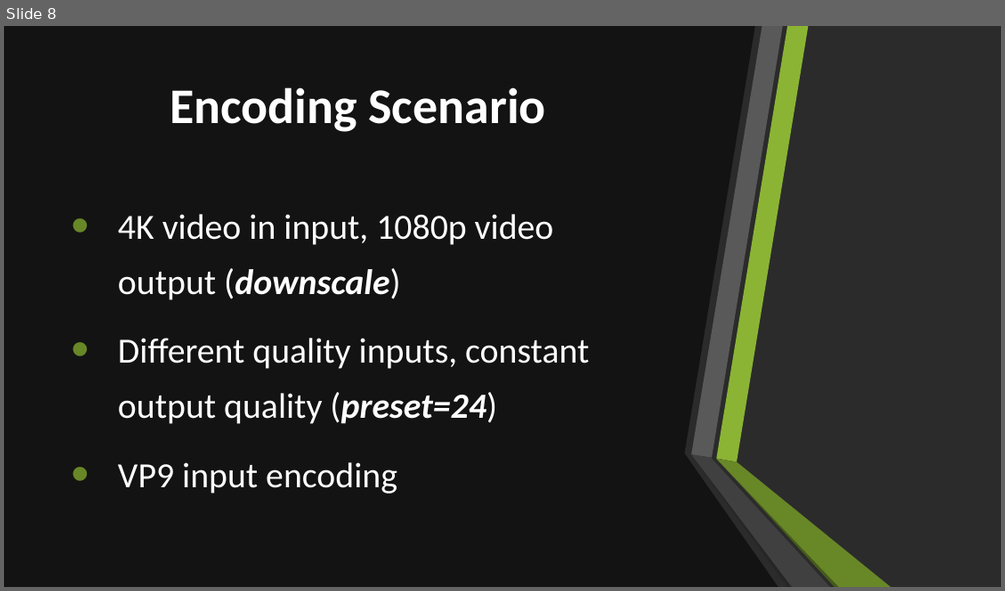
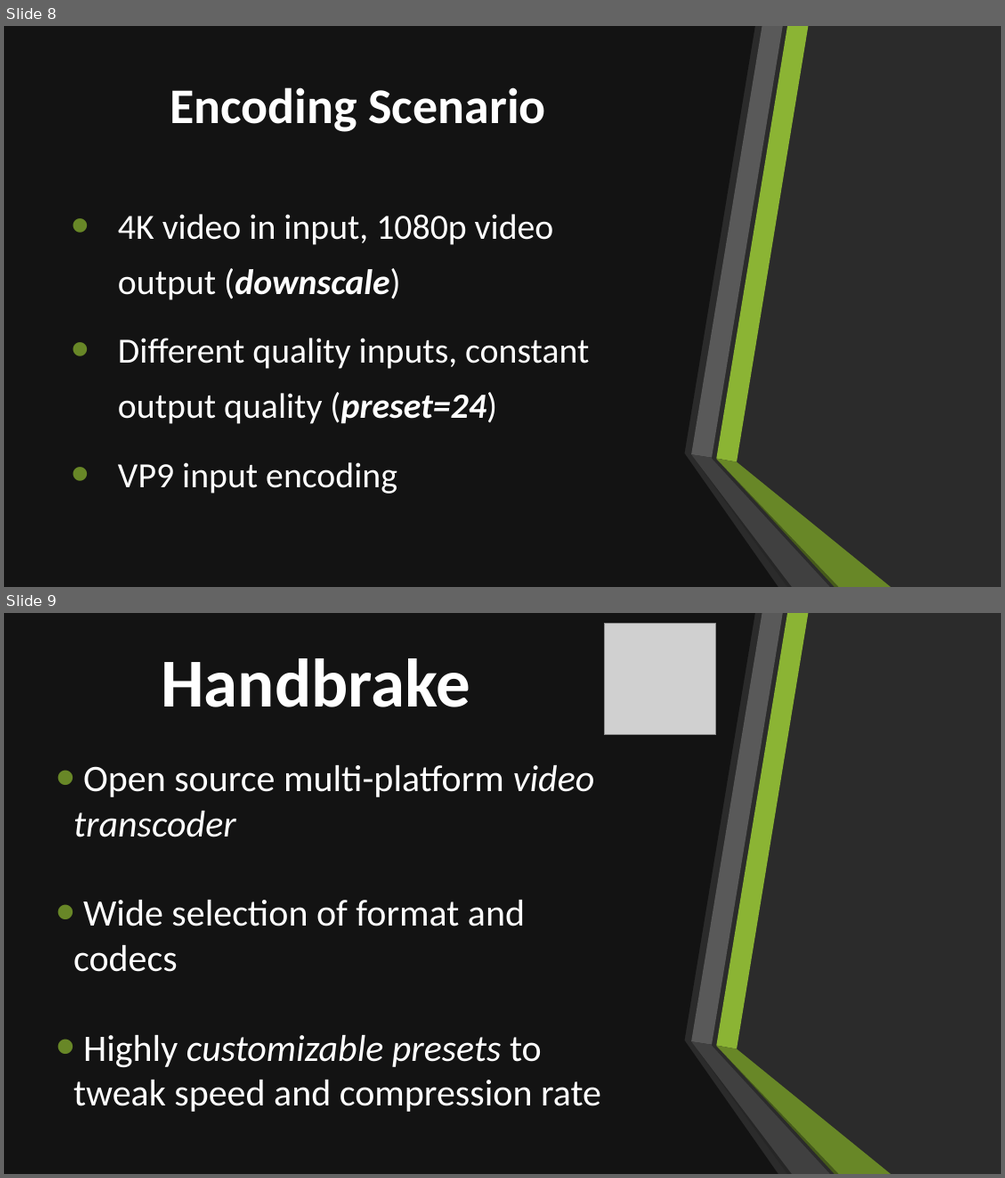
Before and after one commit to Rijndael99/encoding_bench, a slide deck: presentation.pptx. Shown one above the other, each under a label of ours: slide 8 before the commit, slides 8 and 9 after it. The pictures are 1005x591 and 1005x1178 pixels, drawn with LibreOffice and Linux fonts; fonts in the diff are those of the drawing; grey boxes stand for pictures; background and template pictures are left out; a plain dark background stands for a picture behind light text. Boxes give left, top, right and bottom in pixels: in the first picture for what was removed or moved away, otherwise in the second. Text is boxed around its words. In the diff, an @@ line names an element or a change of style, - is before the commit and + after.

```diff
--- a/presentation.pptx
+++ b/presentation.pptx
@@ slide 9 added at (4,613,1001,1174), background picture (left out); not listed: 6 template elements that a slide beside it also shows @@
@@ rectangle added at (4,613,1001,1174), fill #FFFFFF @@
@@ freeform shape added at (4,613,778,1174), fill #0D0D0D at 80% opacity @@
@@ picture added at (605,624,716,735) @@
@@ title added at (161,658,470,707), 66 pt, text #FFFFFF, bold @@
+Handbrake
@@ text added at (73,765,601,1111), 36 pt, text #FFFFFF @@
+  • Open source multi-platform video transcoder
+  • Wide selection of format and codecs
+  • Highly customizable presets to tweak speed and compression rate
@@ group added at (691,613,890,1174): 6 freeform shapes @@
```
Also in this commit, not shown: 5 slides changed, 7 other slides added.
